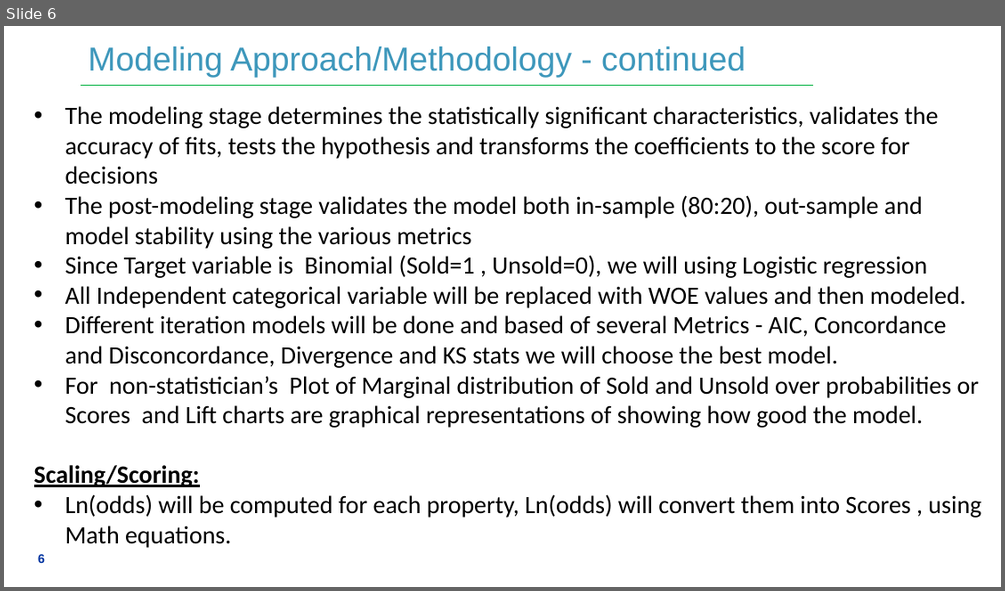
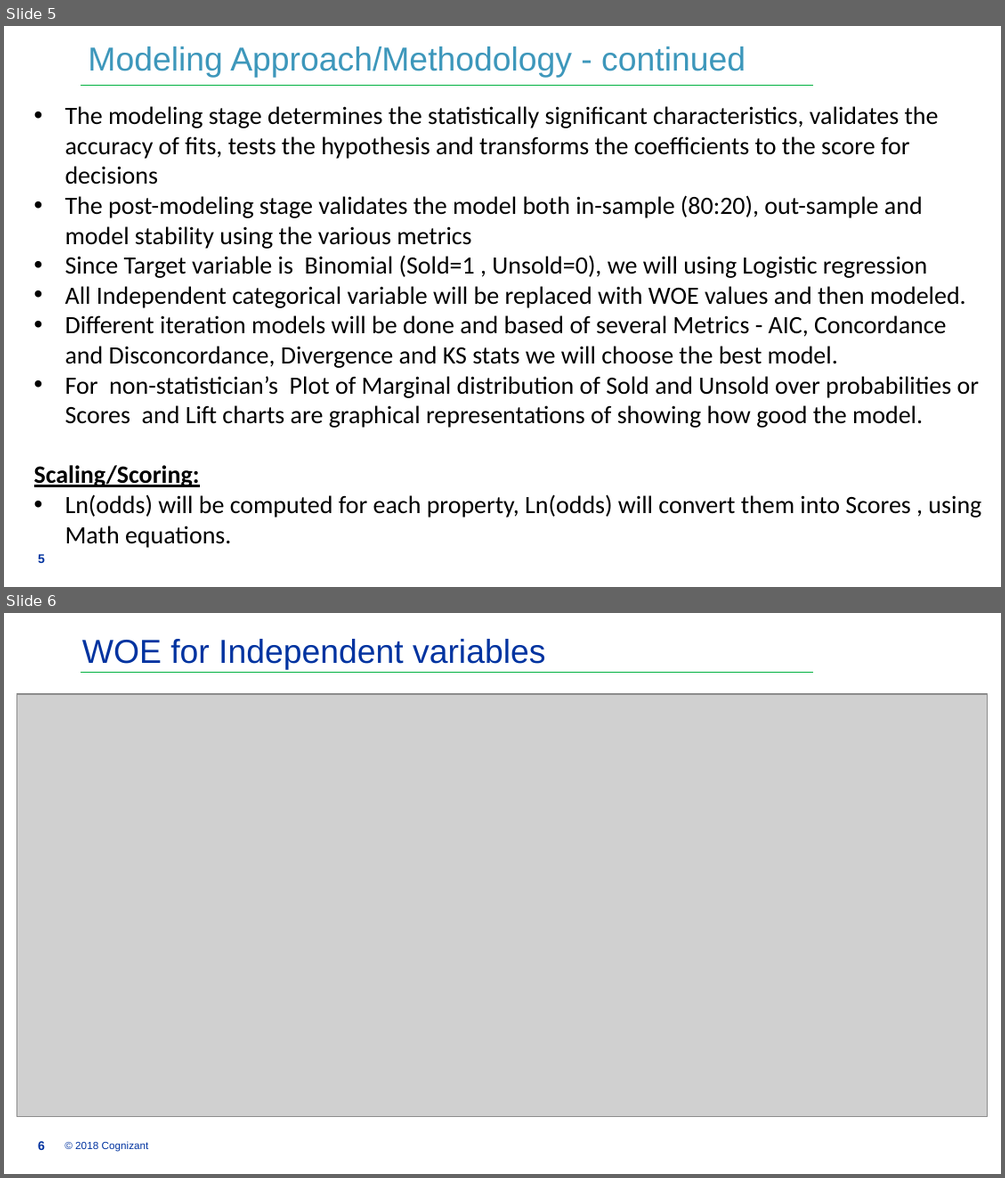
Before and after one commit to kmanivannan25/Capstone-Project-code, a slide deck: Capstone Project Presentation_Final.pptx. Shown one above the other, each under a label of ours: slide 6 before the commit, slides 5 and 6 after it. The pictures are 1005x591 and 1005x1178 pixels, drawn with LibreOffice and Linux fonts; fonts in the diff are those of the drawing; grey boxes stand for pictures; background and template pictures are left out. Boxes give left, top, right and bottom in pixels: in the first picture for what was removed or moved away, otherwise in the second. Text is boxed around its words. In the diff, an @@ line names an element or a change of style, - is before the commit and + after.

```diff
--- a/Capstone Project Presentation_Final.pptx
+++ b/Capstone Project Presentation_Final.pptx
@@ slide 6 added at box(4, 613, 1001, 1174), background #FFFFFF; not listed: 1 template element that a slide beside it also shows @@
@@ text added at box(82, 639, 545, 670), 24 pt, text #0033A0 @@
+WOE for Independent variables
@@ picture added at box(17, 694, 987, 1115) @@
@@ page number added at box(38, 1141, 45, 1150), 9 pt, text #0033A0, bold @@
+6
@@ text added at box(75, 1141, 149, 1151), 7.5 pt, text #0033A0 @@
+© 2018 Cognizant
@@ what was slide 6 is now slide 5 @@
```
Also in this commit, not shown: 2 slides changed, 1 other slide added.
